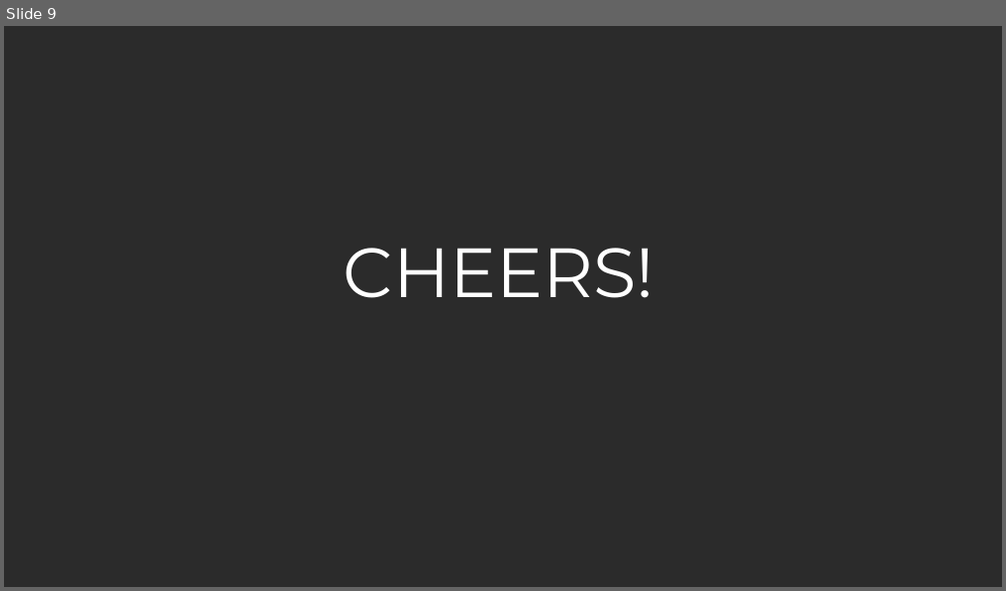
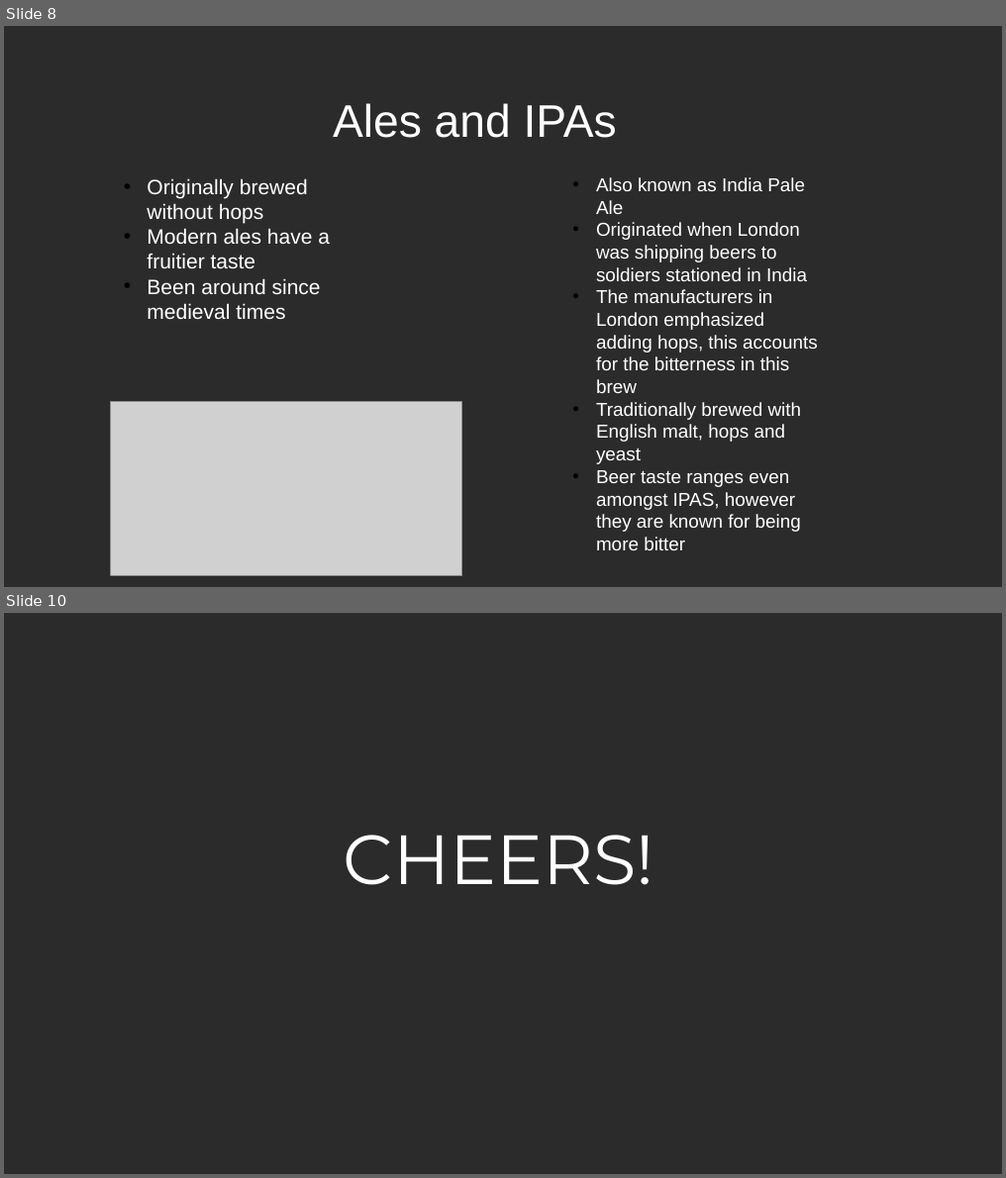
Before and after one commit to martin8886/Case-Study-1-EDA-of-breweries-in-R, a slide deck: presentation/Team_TAM_CaseStudy02.pptx. Shown one above the other, each under a label of ours: slide 9 before the commit, slides 8 and 10 after it; the slides between them are not shown. The pictures are 1006x591 and 1006x1178 pixels, drawn with LibreOffice and Linux fonts; fonts in the diff are those of the drawing; grey boxes stand for pictures; background and template pictures are left out; a plain dark background stands for a picture behind light text. Boxes give left, top, right and bottom in pixels: in the first picture for what was removed or moved away, otherwise in the second. Text is boxed around its words. In the diff, an @@ line names an element or a change of style, - is before the commit and + after.

```diff
--- a/presentation/Team_TAM_CaseStudy02.pptx
+++ b/presentation/Team_TAM_CaseStudy02.pptx
@@ slide 8 added at box(4, 26, 1002, 587), background picture (left out) @@
@@ text added at box(333, 103, 617, 138), 44 pt, text #FFFFFF @@
+Ales and IPAs
@@ text added at box(147, 178, 330, 319), 20 pt, text #FFFFFF @@
+• Originally brewed without hops
+• Modern ales have a fruitier taste
+• Been around since medieval times
@@ text added at box(596, 177, 818, 551), 18 pt, text #FFFFFF @@
+• Also known as India Pale Ale
+• Originated when London was shipping beers to soldiers stationed in India
+• The manufacturers in London emphasized adding hops, this accounts for the bitterness in this brew
+• Traditionally brewed with English malt, hops and yeast
+• Beer taste ranges even amongst IPAS, however they are known for being more bitter
@@ picture added at box(110, 402, 462, 575) @@
@@ what was slide 9 is now slide 10 @@
```
Also in this commit, not shown: 3 slides changed.
